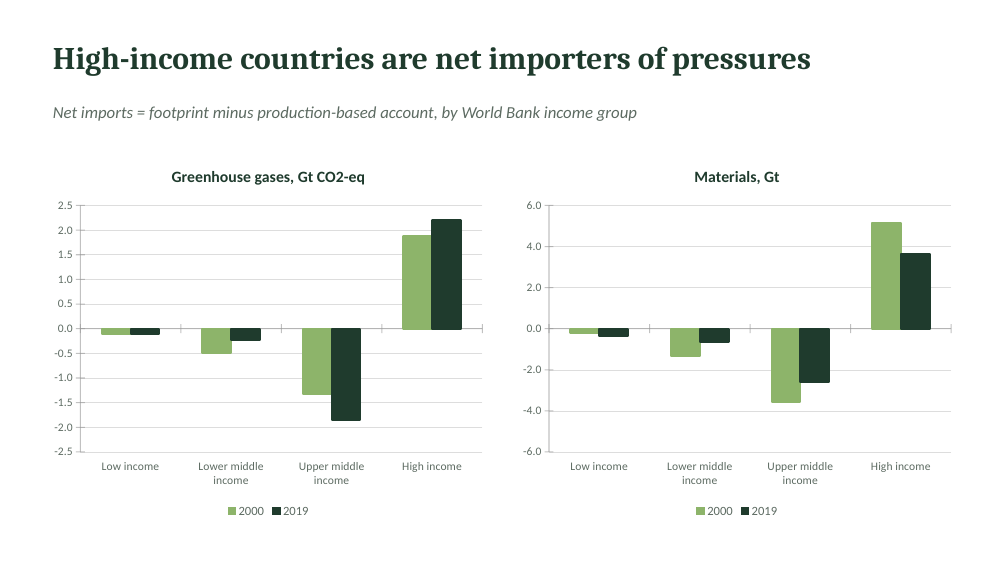
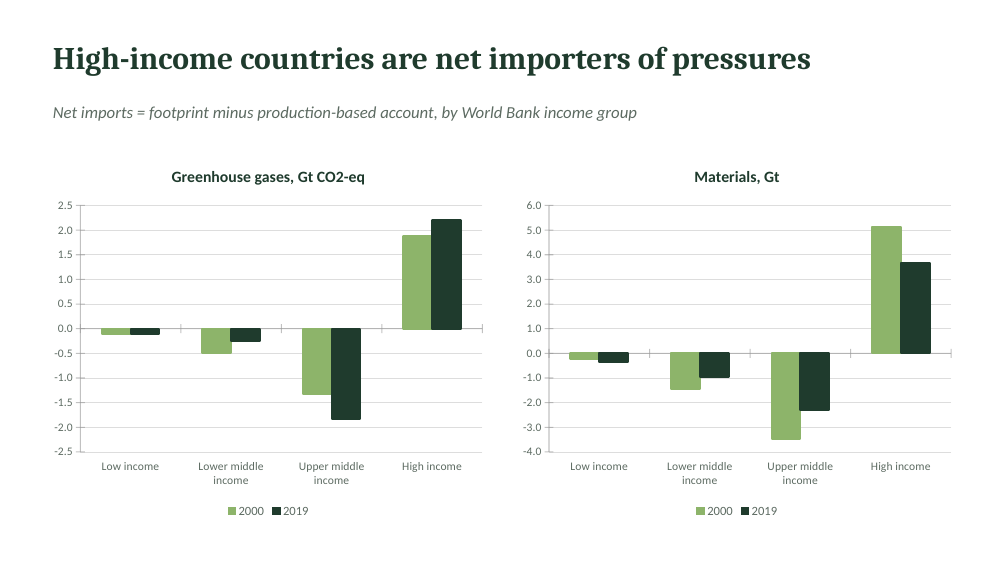
Before and after one commit to Hanspeter85/GLORIApp, a slide deck: slide 6 of docs/GLORIApp_intro.pptx. Drawn at 1008x567 pixels with LibreOffice and Linux fonts; fonts in the diff are those of the drawing. Boxes give left, top, right and bottom in pixels: in the first picture for what was removed or moved away, otherwise in the second. Text is boxed around its words. In the diff, an @@ line names an element or a change of style, - is before the commit and + after.

```diff
--- a/docs/GLORIApp_intro.pptx
+++ b/docs/GLORIApp_intro.pptx
@@ column chart at [514,151,960,522] @@
@@ 2000, Lower middle income: -1.3 to -1.4 @@
@@ 2000, Upper middle income: -3.6 to -3.5 @@
@@ 2019, Lower middle income: -0.7 to -1 @@
@@ 2019, Upper middle income: -2.6 to -2.3 @@
```
Also in this commit, not shown: 5 other files.
